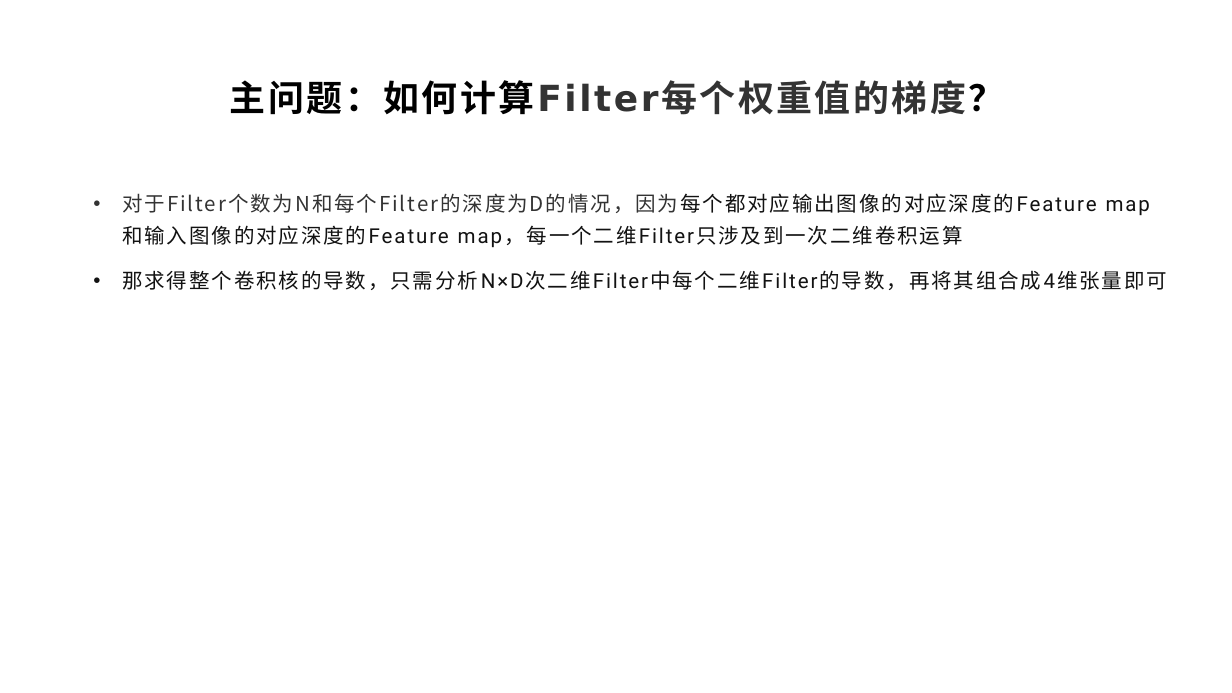
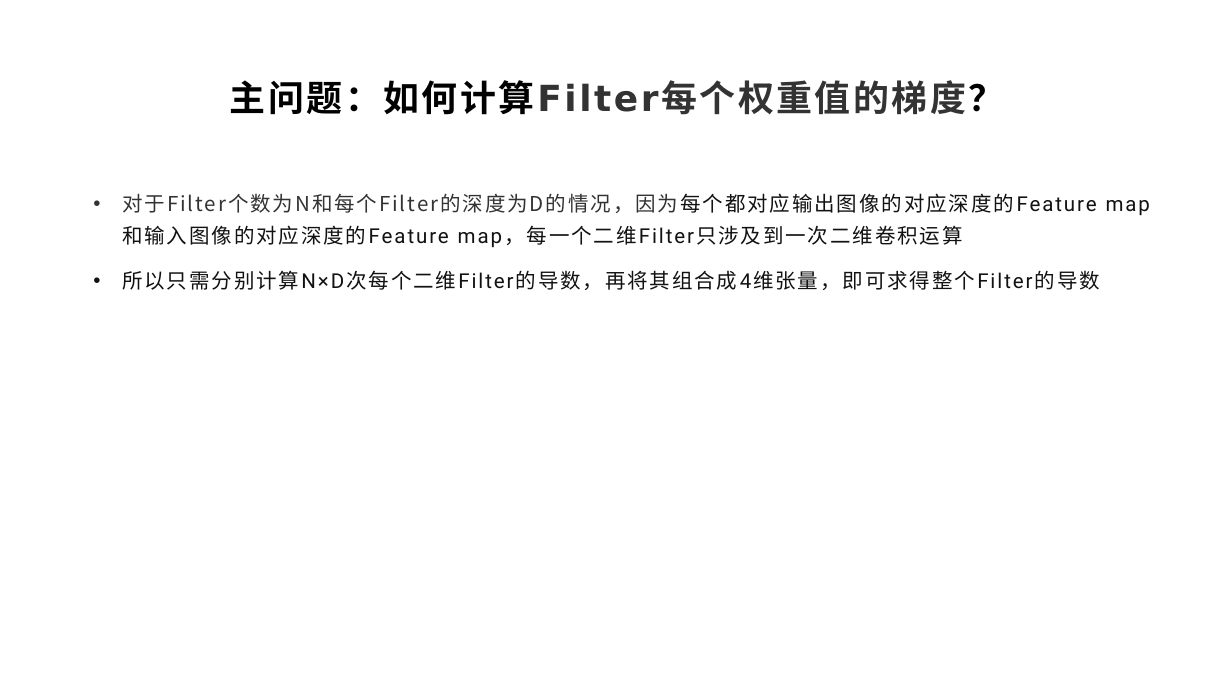
Before and after one commit to yyc-git/DeepLearningEdu, a slide deck: slide 26 of lessons/10_conv_layer_backward/ppt/卷积层的后向传播推导.pptx. Drawn at 1232x693 pixels with LibreOffice and Linux fonts; fonts in the diff are those of the drawing; background and template pictures are left out. Boxes give left, top, right and bottom in pixels: in the first picture for what was removed or moved away, otherwise in the second. Text is boxed around its words. In the diff, an @@ line names an element or a change of style, - is before the commit and + after.

```diff
--- a/lessons/10_conv_layer_backward/ppt/卷积层的后向传播推导.pptx
+++ b/lessons/10_conv_layer_backward/ppt/卷积层的后向传播推导.pptx
@@ text at [122,270,975,290]: text changed @@
-• 那求得整个卷积核的导数，只需分析N×D次二维Filter中每个二维Filter的导数，再将其组合成4维张量即可
+• 所以只需分别计算N×D次每个二维Filter的导数，再将其组合成4维张量，即可求得整个Filter的导数
```
Also in this commit, not shown: 4 other slides changed, 1 slide added, 5 other files.
